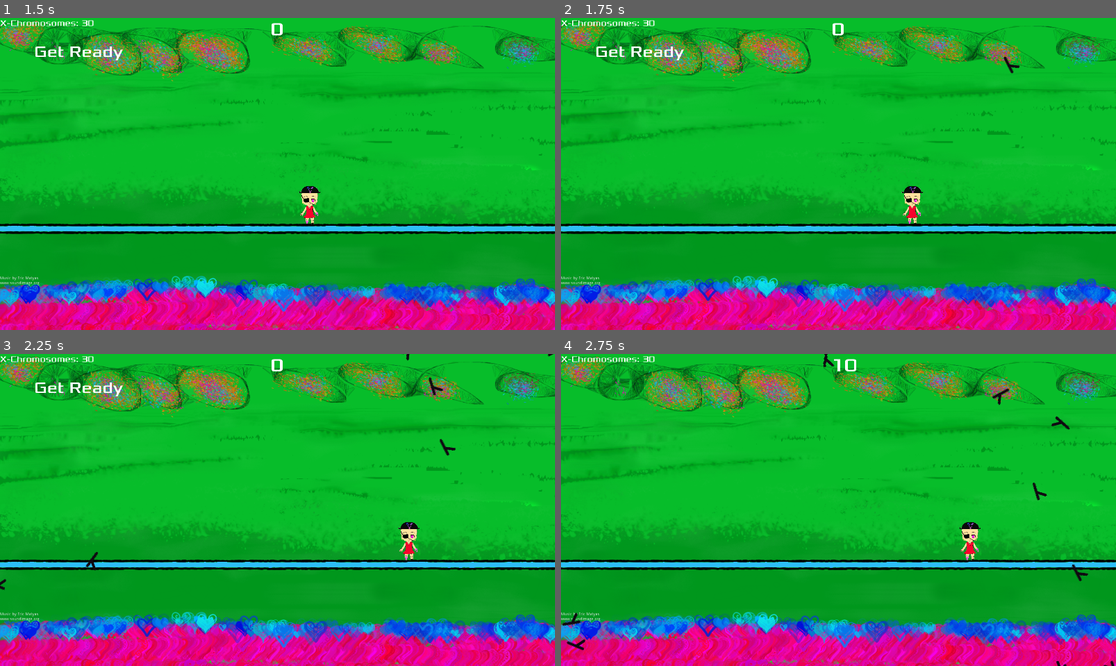
Above: before the commit, frames 1-4 (two rows, left to right).
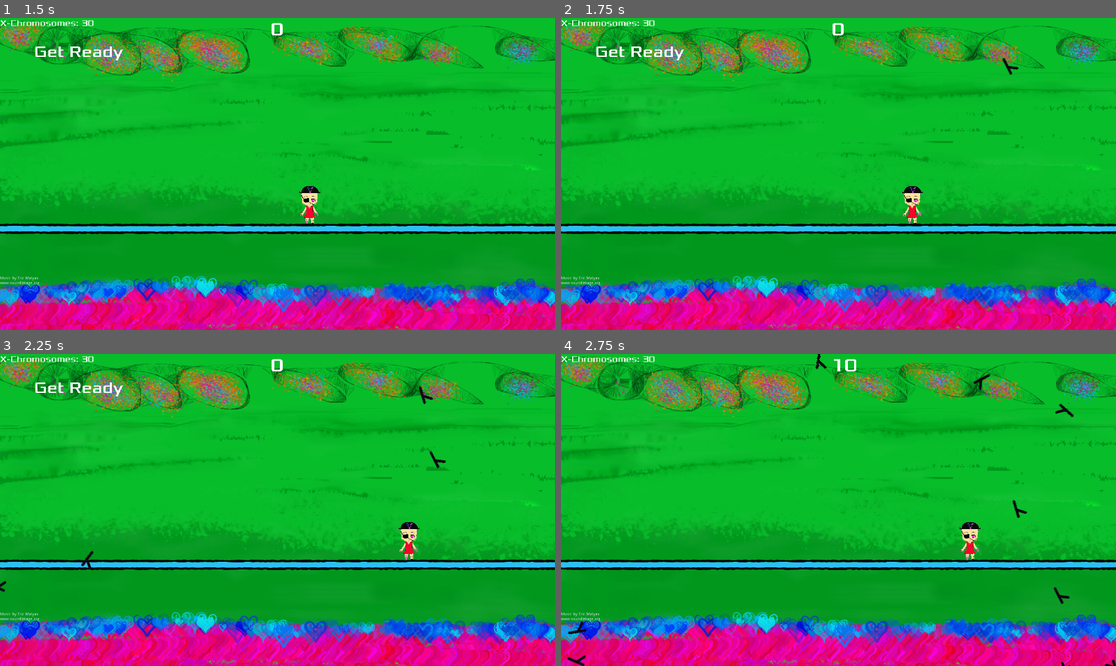
Above: after the commit, the same moments.

Repository: Skygear55/Captain-Trashgender
Game: Godot game, scene res://Main.tscn
Two runs of this game, one before a commit and one after it. Both use one fixed random seed, a clock stepped at 60 frames per second and the inputs below.
Inputs:
- Up to frame 1 (1.5 s): click "Start" at 0.5 s; tap Enter at 1.25 s; hold Right (ui_right) from 1.28 s (still down)
- Up to frame 2 (1.75 s): keep holding Right (ui_right)
- Up to frame 3 (2.25 s): release Right (ui_right) at 2.03 s; hold Down (ui_down) from 2.03 s (still down)
- Up to frame 4 (2.75 s): keep holding Down (ui_down)

Frame 1 is identical in both runs. In frame 2, less than 0.1% of the frame differs, in the area x 79-83%, y 12-19%; in frame 3, 0.3%; in frame 4, 0.7%, in the area x 0-100%, y 0-100%.

Commit message:
Update Main.gd

Diff:
--- a/Projects/Main.gd
+++ b/Projects/Main.gd
@@ -69,6 +69,9 @@
 
 
 func new_game():
+    $SpawnTimer.wait_time = 0.1
+    min_speed = 300
+    max_speed = 400
     $Music.play()
     $Player.position = $StartPosition.position
     $Player.x_chromo = 30
